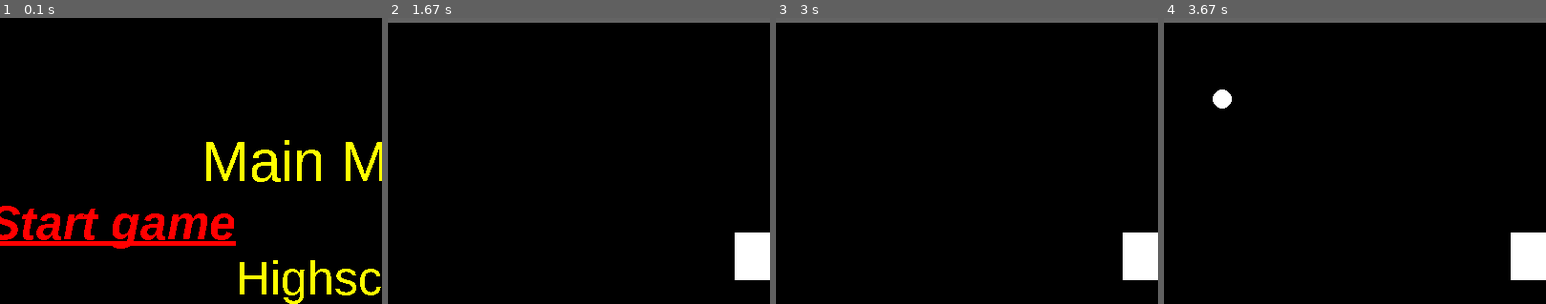
Above: before the commit, frames 1-4 (left to right).
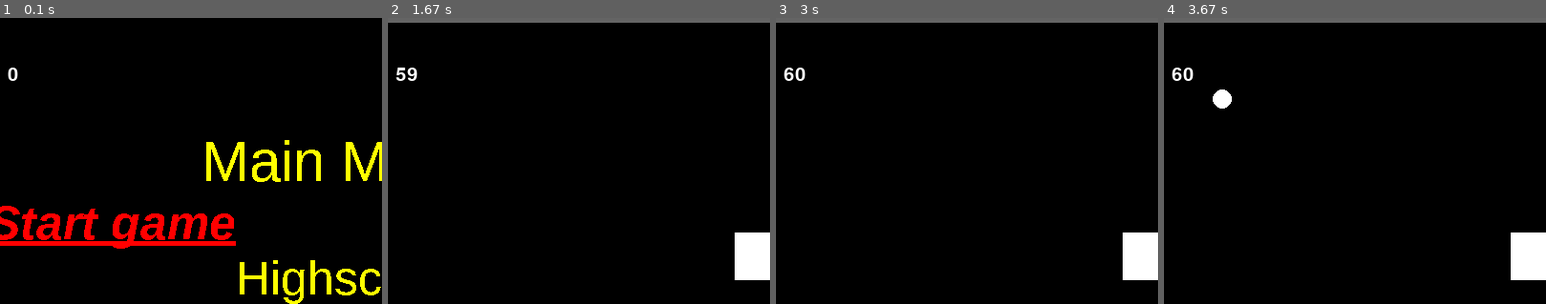
Above: after the commit, the same moments.

Repository: Gibson223/mod-5
Game: pygame game, started from py/main.py
Same seed, same stepped clock (60 frames per second), same inputs: the game is played once before the commit and once after it.
Inputs:
- Up to frame 1 (0.1 s): no input
- Up to frame 2 (1.67 s): tap Enter at 0.33 s; hold Right 0.67-1.13 s; hold Right 1.17-1.63 s
- Up to frame 3 (3 s): hold Left 1.67-2.2 s; tap Home at 1.82 s; hold Left 2.23-2.63 s; hold Right from 2.67 s (still down)
- Up to frame 4 (3.67 s): release Right at 3.3 s; hold Left from 3.33 s (still down); tap Home at 3.48 s
The pictures show only the part of the screen within x 5-55%, y 0-50%; the shares and areas given below are measured in that part.

The runs differ from the first frame. In frame 1, less than 0.1% of the frame differs, in the area x 2-5%, y 17-22%; in frame 2, 0.2%; in frame 3, 0.2%, in the area x 2-8%, y 17-22%; in frame 4, 0.2%.

Commit message:
added ghetto fps counter

Diff:
--- a/py/constants.py
+++ b/py/constants.py
@@ -25,6 +25,7 @@
 
 # Frames per second
 FPS = 60
+VIEWFPS = True
 
 # Ball size and pos
 BALLRADIUS = 10
--- a/py/main.py
+++ b/py/main.py
@@ -82,6 +82,13 @@
 
         # elif GameState == GameStates.MAINMENU:
         # Do MainMenuObj.handleKeys and updateGame
+
+        # Display fps in screen
+        if constants.VIEWFPS:
+            fps = pygame.font.Font(None, 30).render(str(int(ClockObj.get_fps())),
+                                                    True,
+                                                    constants.colors['WHITE'])
+            Screen.blit(fps, (50, 50))
 
         # Update entire graphical display, TODO can be heavily optimized
         # (by using display.update() and passing it only the screen area that needs to be updated)
